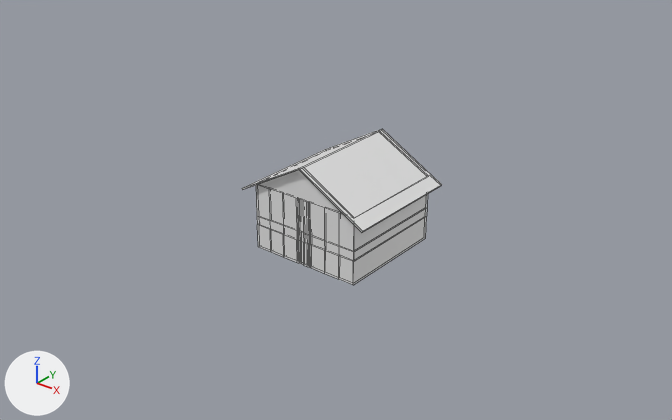
An edit to the Blender file OlgertsKursaDarbs/Assets/WIPBlenderObjects/House/House.blend, drawn before and after from the same camera.
Camera for both pictures: a camera (50 mm lens) standing at (29.9, -38.1, 25.5) and looking at (0.5, -1.2, 2.7). Lighting does not change. The marker at lower left points along +X, +Y and +Z. Mesh edges are drawn as thin lines.

In view in the first picture: 'Roof', 'Walls'.
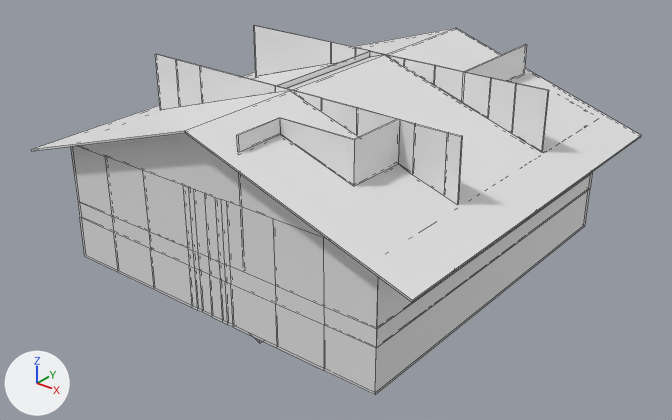
The edits, one by one:
me_cube_007 has 106 vertices, 88 faces and spans x -3.49..3.49, y -3.49..3.49, z -0.03..5.89.
me_cube_007 is used by ob_walls; location (0.0, 0.0, 0.0).
me_cube_007 part 2: the whole mesh is multiplied about its middle by the matrix ((2.93, 0.0, 0.0), (0.0, 3.05, 0.0), (0.0, 0.0, 1.722)), then moved by (0.0, 0.03, 2.25).
me_plane has 6 vertices, 2 faces and spans x -4.3..4.3, y -3.75..3.75, z -0.74..1.65.
me_plane is used by ob_roof; location (0.0, -0.05, 4.34).
me_plane part 1: the whole mesh is scaled about its middle by (2.93, 3.05, 1.72), then moved by (0.0, -0.13, 7.91).
Mesh me_plane_001 is new.
It has 60 vertices, 23 faces and spans x -10.1..10.2, y -7.2..14.0, z 0.0..6.4.
Object 'Roof' (ob_roof) moves from (0.0, -0.05, 4.34) to (0.0, 0.0, 0.0).
Object 'SFWalls' (ob_sfwalls) is new; it shows me_plane_001.
Its location is (0.0, -3.35, 3.58).
Its scale is (1.0, 1.0, 1.08).
It gains a SOLIDIFY modifier named 'Solidify'.
Modifier setting: thickness = 0.1.
Modifier setting: nonmanifold_merge_threshold = 0.0003.
It gains a BOOLEAN modifier named 'Boolean'.
Modifier setting: object = ob_roof.
Modifier setting: solver = 'FLOAT'.

Pixel boxes (x1, y1, x2, y2) of what changed, in the pictures (672 x 420 px):
'Walls', reshaped (202% wider, 127% taller): before (256, 170, 428, 285); after (70, 133, 592, 395)
'Roof', mesh rescaled, moved (204% wider, 164% taller): before (242, 129, 442, 232); after (31, 28, 641, 302)
'SFWalls', added: after (155, 25, 549, 204)
